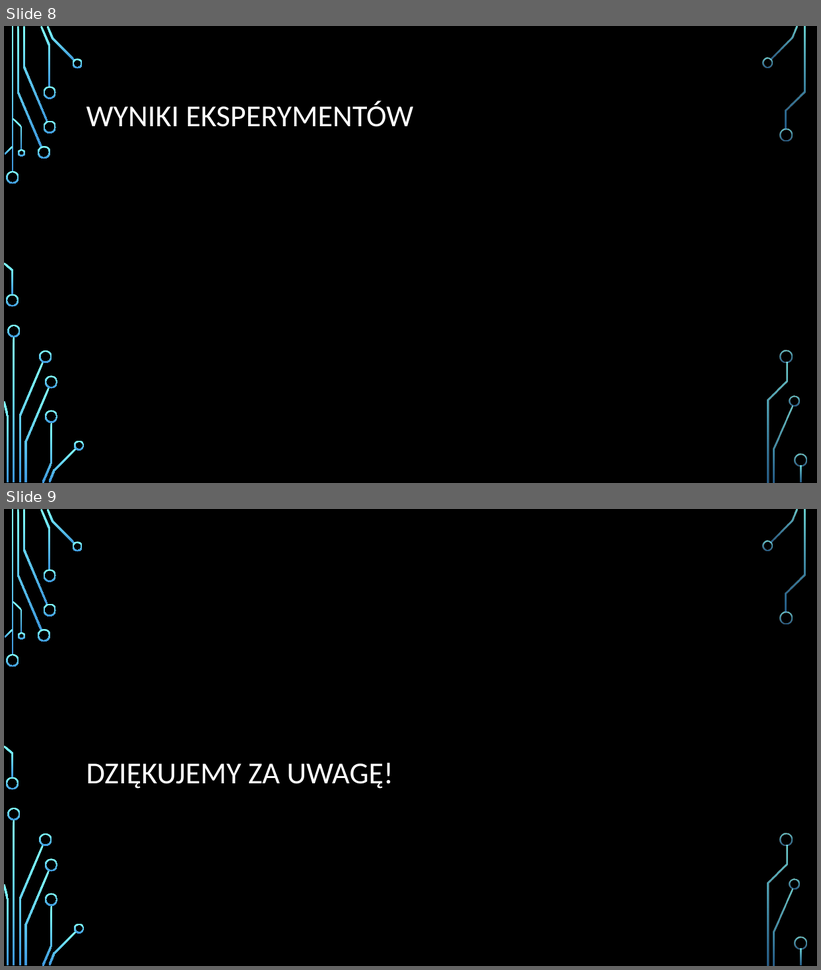
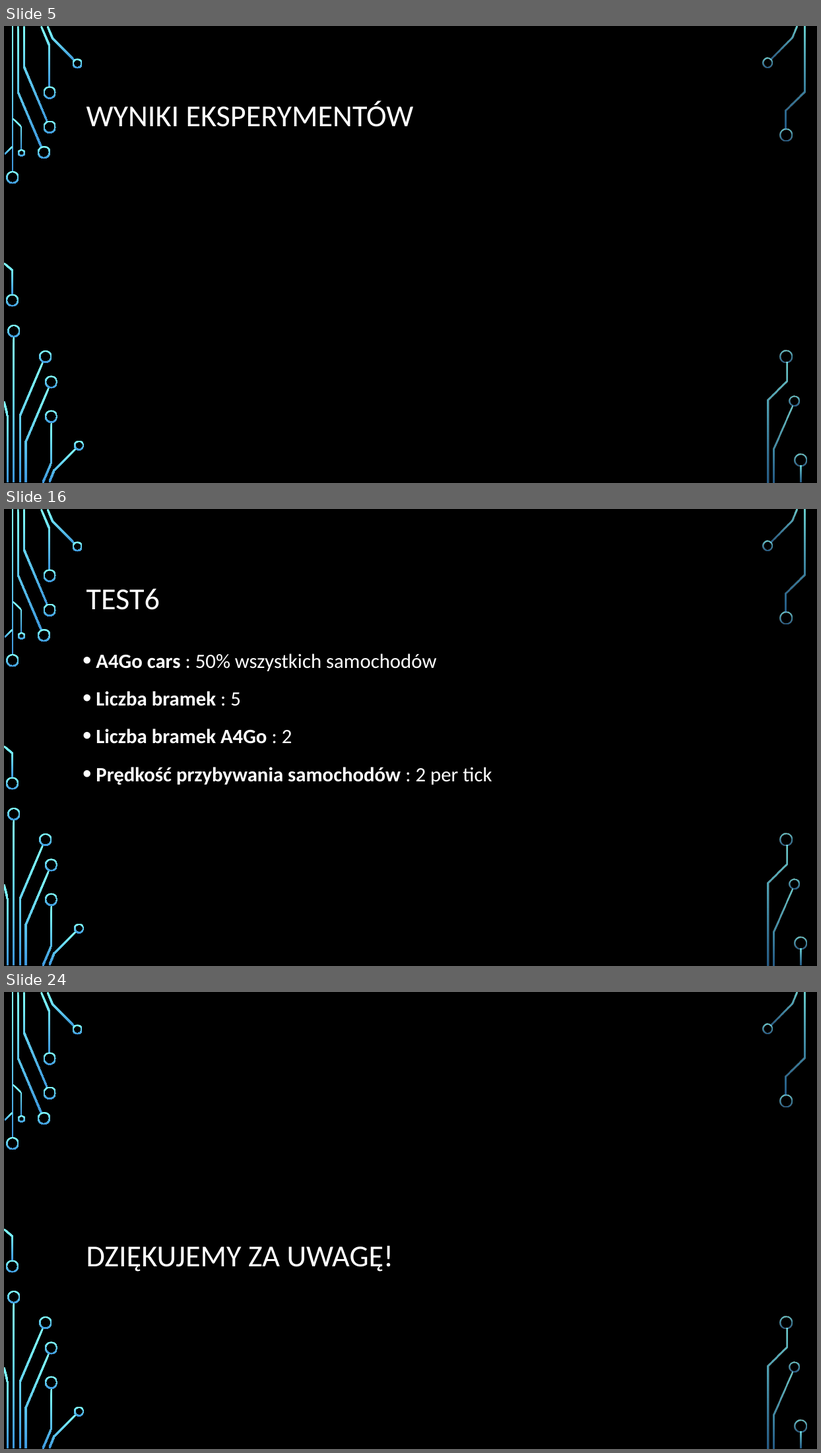
Before and after one commit to zurus93/ExpresswaySimulation, a slide deck: ExpresswaySimulation/doc/Prezentacja_finalna.pptx. Shown one above the other, each under a label of ours: slides 8 and 9 before the commit, slides 5, 16 and 24 after it; the slides between them are not shown. The pictures are 821x970 and 821x1453 pixels, drawn with LibreOffice and Linux fonts; fonts in the diff are those of the drawing; background and template pictures are left out. Boxes give left, top, right and bottom in pixels: in the first picture for what was removed or moved away, otherwise in the second. Text is boxed around its words. In the diff, an @@ line names an element or a change of style, - is before the commit and + after.

```diff
--- a/ExpresswaySimulation/doc/Prezentacja_finalna.pptx
+++ b/ExpresswaySimulation/doc/Prezentacja_finalna.pptx
@@ slide 16 added at box(4, 509, 817, 966), background picture (left out); not listed: 36 template elements that a slide beside it also shows @@
@@ title added at box(86, 588, 160, 610), 36 pt, text #FFFFFF @@
+TEST6
@@ text added at box(96, 654, 492, 785), 24 pt, text #FFFFFF, bold @@
+• A4Go cars : 50% wszystkich samochodów
+• Liczba bramek : 5
+• Liczba bramek A4Go : 2
+• Prędkość przybywania samochodów : 2 per tick
@@ what was slide 8 is now slide 5 @@
@@ what was slide 9 is now slide 24 @@
```
Also in this commit, not shown: 2 slides changed, 18 other slides added, 4 slides removed, 28 other files.
